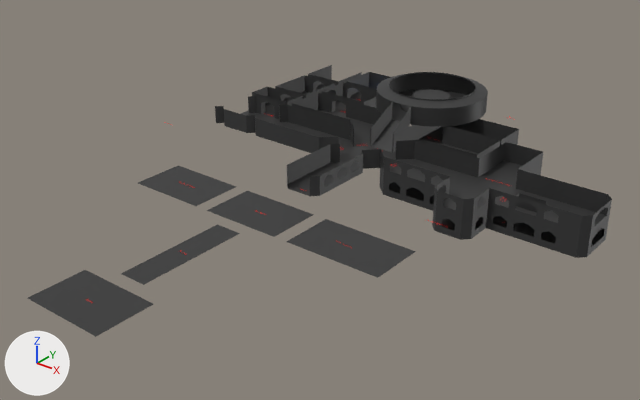
The Blender file Assets/Models/ShaderCastle.blend, before and after one commit.
Both versions are drawn from a 50 mm lens placed at (72.2, -49.5, 53.0), pointed at (2.3, 37.9, -1.2). The axes (+X, +Y, +Z) are drawn at lower left. The lights are the same throughout. The picture after the commit comes second.

The first picture shows 'Floor +0 -col', 'Floor +1 -col', 'Floor -1 -col'.
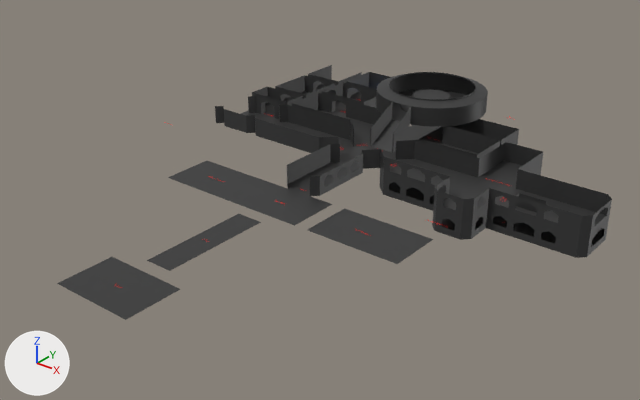
Where the change shows, as pixel boxes [x1, y1, x2, y2] in the pictures (640 x 400 px; the box of a moved part takes in the faces that stretch with it):
'Floor +0 -col', reshaped (6% shorter)
    before: [28, 65, 612, 337]
    after: [57, 65, 612, 320]
part 1 of me_plane_004, moved or reshaped
    before: [287, 219, 416, 278]
    after: [308, 208, 433, 264]
part 2 of me_plane_004, moved or reshaped
    before: [138, 166, 236, 206]
    after: [168, 161, 266, 200]
part 3 of me_plane_004, moved or reshaped
    before: [207, 191, 314, 237]
    after: [228, 181, 332, 226]
part 4 of me_plane_004, moved or reshaped
    before: [121, 224, 240, 285]
    after: [147, 214, 261, 271]
part 5 of me_plane_004, moved or reshaped
    before: [28, 270, 153, 337]
    after: [57, 257, 180, 320]

Patch to the scene script:
```diff
--- a/Assets/Models/ShaderCastle.blend.py
+++ b/Assets/Models/ShaderCastle.blend.py
@@ me_plane_004 @@
 # used by ob_floor__0__col; location = (0.0, 0.0, 0.0)
-me_plane_004.from_pydata(...)  # 632 vertices, 440 faces, 5 loose edges; spans x -28.0..37.0, y -4.0..79.0, z -3.0..6.0
+me_plane_004.from_pydata(...)  # 632 vertices, 440 faces, 5 loose edges; spans x -28.0..37.0, y 0.0..79.0, z -3.0..6.0
+# me_plane_004 part 1: the loose piece of 8 vertices spanning x 8.0..22.0, y 24.0..32.0, z 0.0 is moved by (0.0, 4.0, 0.0)
+# me_plane_004 part 2: the loose piece of 4 vertices spanning x -20.0..-8.0, y 24.0..32.0, z 0.0 is moved by (2.0, 4.0, 0.0)
+# me_plane_004 part 3: the loose piece of 4 vertices spanning x -6.0..6.0, y 24.0..32.0, z 0.0 is moved by (0.0, 4.0, 0.0)
+# me_plane_004 part 4: the loose piece of 4 vertices spanning x -2.0..2.0, y 6.0..22.0, z 0.0 is moved by (0.0, 4.0, 0.0)
+# me_plane_004 part 5: the loose piece of 4 vertices spanning x -6.0..6.0, y -4.0..4.0, z 0.0 is moved by (0.0, 4.0, 0.0)
 me_plane_004.materials.append(mat_333333)
```
